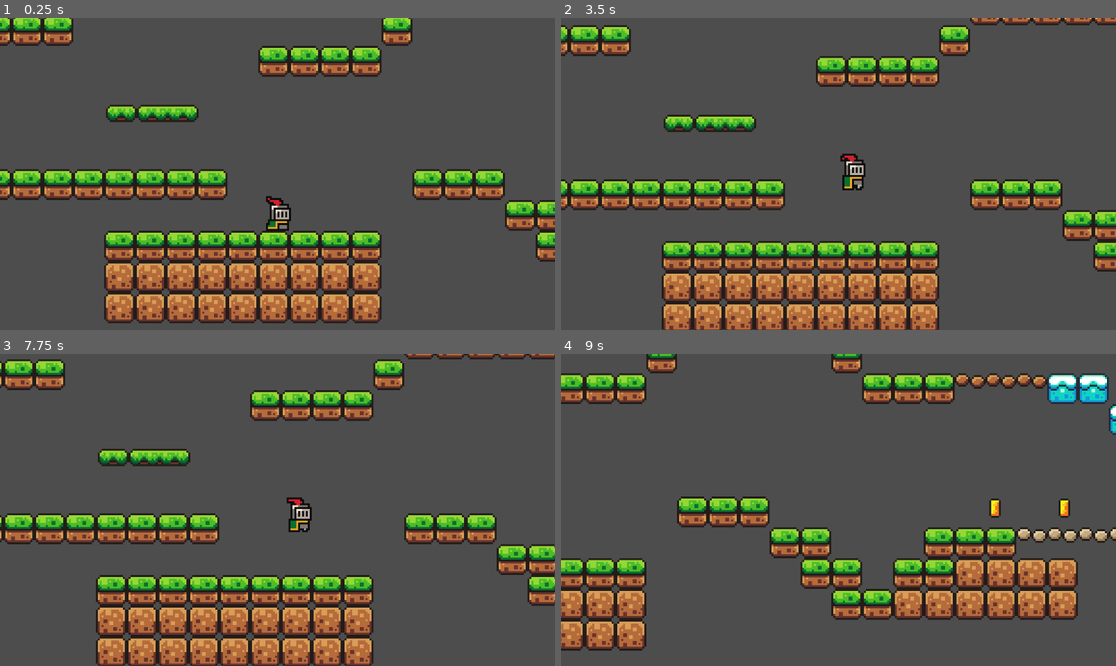
Above: before the commit, frames 1-4 (two rows, left to right).
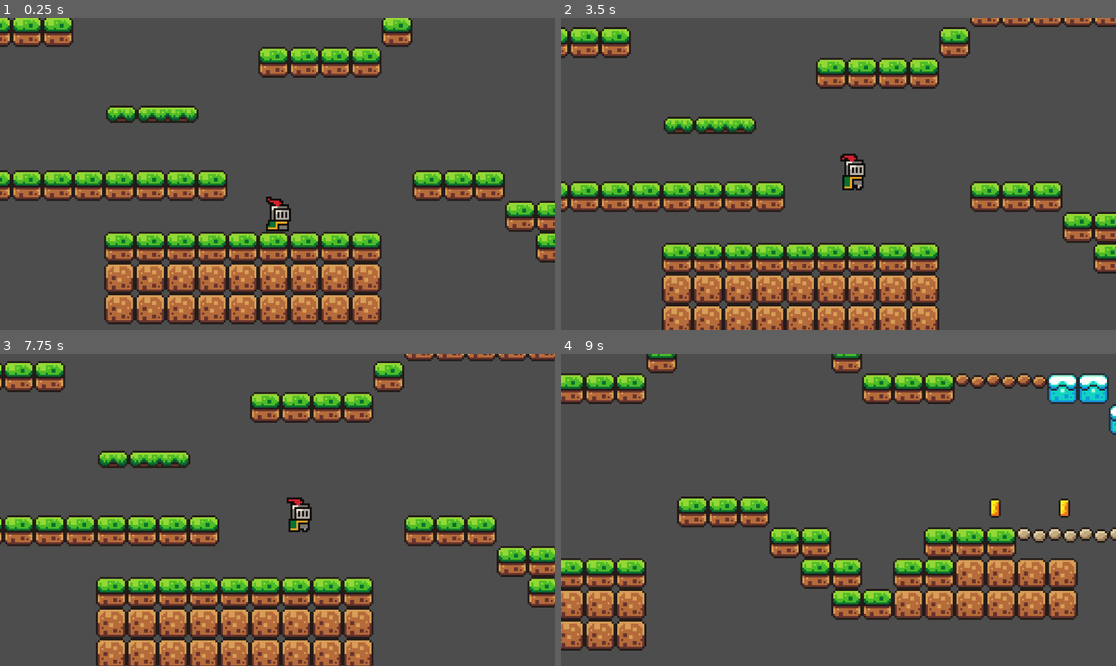
Above: after the commit, the same moments.

Repository: imyungsung31/GodotTest
Game: Godot game, scene res://Scenes/game.tscn
The game is run twice, just before and just after one commit, with the same random seed, the same clock (stepped at 60 frames per second) and the same inputs.
Inputs:
- Up to frame 1 (0.25 s): no input
- Up to frame 2 (3.5 s): tap Enter (ui_accept) at 0.5, 0.77, 1.52, 3.02 s; hold Right (ui_right) 0.53-2.03 s; hold Left (ui_left) 2.03-2.78 s; hold Right (ui_right) from 2.78 s (still down)
- Up to frame 3 (7.75 s): tap Enter (ui_accept) at 3.77, 4.52, 6.02, 6.77, 7.52 s; release Right (ui_right) at 4.28 s; hold Left (ui_left) 4.28-5.03 s; hold Right (ui_right) 5.03-5.78 s; hold Left (ui_left) 5.78-7.28 s; hold Right (ui_right) from 7.28 s (still down)
- Up to frame 4 (9 s): keep holding Right (ui_right)

The runs differ from the first frame. In frame 1, 8.2% of the frame differs, in the area x 0-100%, y 0-99%; in frame 2, 14%; in frame 3, 14%, in the area x 0-100%, y 0-100%; in frame 4, nothing differs.

Commit message:
움직이는 타일추가

Diff:
--- a/Scenes/game.tscn
+++ b/Scenes/game.tscn
@@ -512,7 +512,7 @@
 layer_0/tile_data = PackedInt32Array(262144, 0, 0, 262145, 0, 0, 262146, 0, 0, -131068, 0, 0, -196603, 0, 0, -262138, 0 …(3082 unchanged characters)…
 
 [node name="Player" parent="." instance=ExtResource("1_ebmjs")]
-position = Vector2(26, 37)
+position = Vector2(26, 36)
 
 [node name="Camera2D" type="Camera2D" parent="Player"]
 position = Vector2(0, -8)
@@ -524,6 +524,15 @@
 [node name="Platform" parent="." instance=ExtResource("5_wowpa")]
 position = Vector2(-39, 3)
 
+[node name="Platform" parent="Platform" instance=ExtResource("5_wowpa")]
+position = Vector2(60, -227)
+
+[node name="Platform" parent="Platform/Platform" instance=ExtResource("5_wowpa")]
+position = Vector2(52, -21)
+
+[node name="Platform" parent="Platform/Platform/Platform" instance=ExtResource("5_wowpa")]
+position = Vector2(51, -16)
+
 [node name="Platform2" parent="." instance=ExtResource("5_wowpa")]
 position = Vector2(394, -38)
 
Not shown: 1 places in Scenes/game.tscn that only renumber resources
